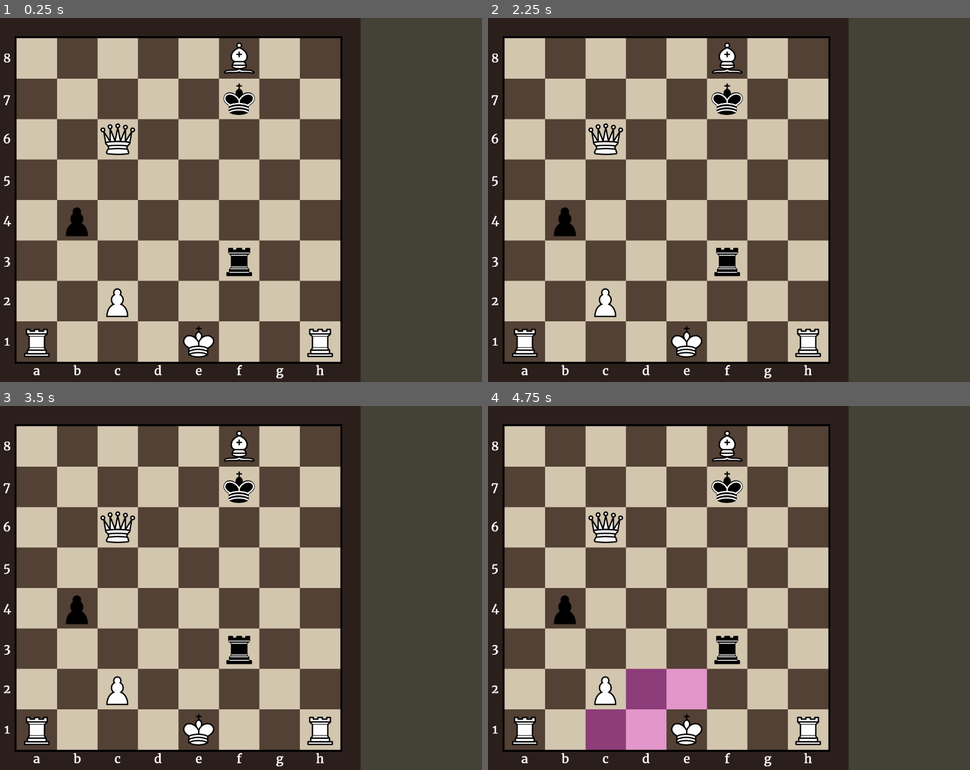
Above: before the commit, frames 1-4 (two rows, left to right).
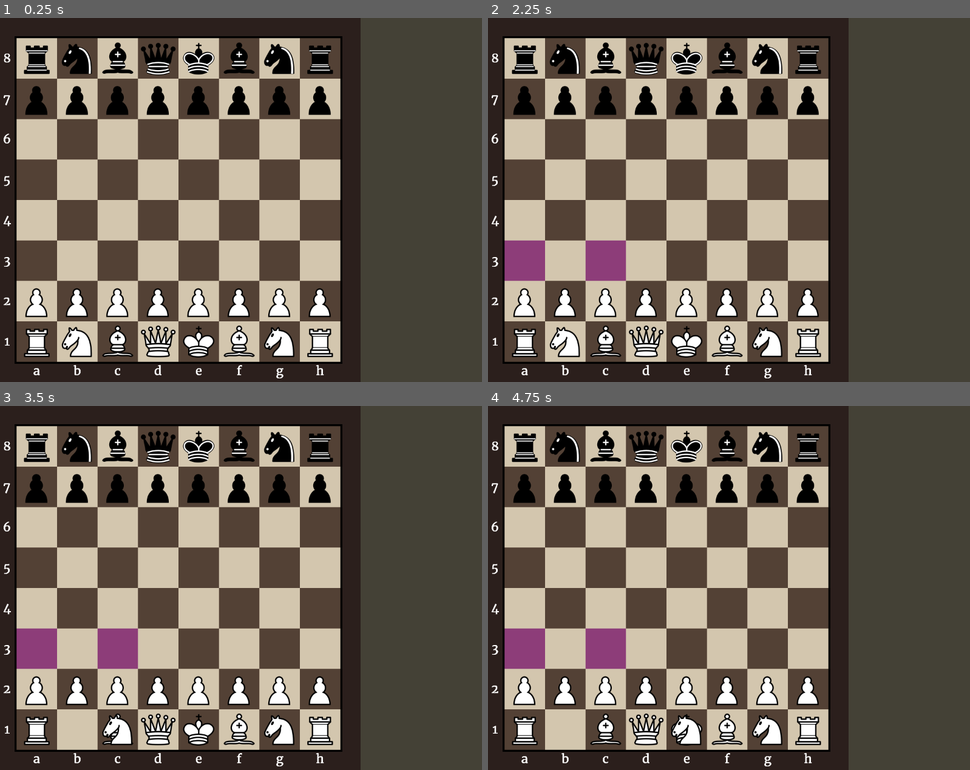
Above: after the commit, the same moments.

Repository: Hunter-1/Godot-Chess
Game: Godot game, scene res://game.tscn
The game is run twice, just before and just after one commit, with the same random seed, the same clock (stepped at 60 frames per second) and the same inputs.
Inputs (mouse positions are in pixels of both pictures, inside the frame that each line leads up to):
- Up to frame 1 (0.25 s): no input
- Up to frame 2 (2.25 s): tap Enter at 0.5, 2 s; move the mouse to (526, 341) at 0.52 s; press the mouse at (526, 341) at 0.53 s; tap Space at 1.25 s; release the mouse at (526, 341) at 1.28 s; click (526, 341) at 1.35 s; move the mouse to (565, 341) at 2.02 s; press the mouse at (565, 341) at 2.03 s
- Up to frame 3 (3.5 s): tap Space at 2.75 s; move the mouse to (115, 729) at 2.77 s; release the mouse at (115, 729) at 2.78 s; click (115, 729) at 2.85 s
- Up to frame 4 (4.75 s): tap Enter at 3.5 s; move the mouse to (647, 729) at 3.52 s; press the mouse at (647, 729) at 3.53 s; tap Space at 4.25 s; move the mouse to (685, 729) at 4.27 s; release the mouse at (685, 729) at 4.28 s; click (685, 729) at 4.35 s

The runs differ from the first frame. In frame 1, 8.7% of the frame differs, in the area x 4-70%, y 6-94%; in frame 2, 11%; in frame 3, 10%; in frame 4, 13%, in the area x 3-70%, y 6-95%.

Commit message:
replace remove with erase

Diff:
--- a/board.gd
+++ b/board.gd
@@ -52,7 +52,7 @@
 			add_child(letMarking)
 
 		Squares.append(row)
-	test_positions()
+	starting_positions()
 	reset_moves()
 	reset_moves()
 
@@ -320,6 +320,7 @@
 	reset_moves()
 	remove_illegal_moves()
 
+
 func remove_illegal_moves():
 	for i in range(size):
 		for j in range(size):
@@ -334,7 +335,6 @@
 					$BoardState_Tester.set_squares(tempSquares)
 					if $BoardState_Tester.move_piece(BoardPosition.y,BoardPosition.x,move.y,move.x):
 						piece.remove_legal_move(move)
-						pass
 
 func increment_turn_count():
 	turn_count += 1
--- a/piece.gd
+++ b/piece.gd
@@ -47,7 +47,7 @@
 	legal_moves.clear()
 
 func remove_legal_move(move):
-	legal_moves.remove(move)
+	legal_moves.erase(move)
 
 func get_legal_moves():
 	return legal_moves
